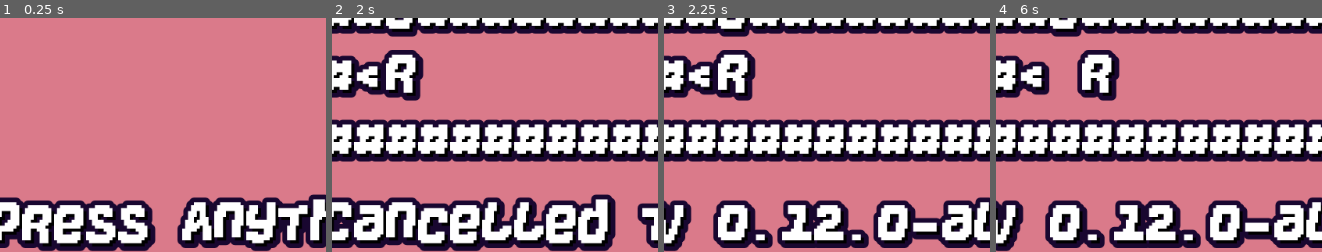
Above: before the commit, frames 1-4 (left to right).
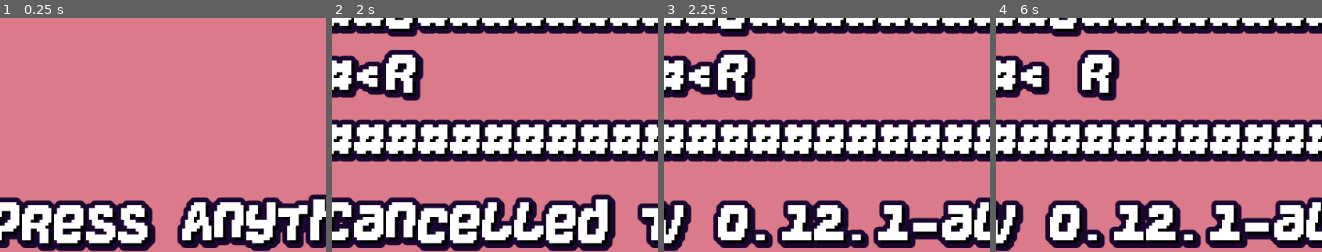
Above: after the commit, the same moments.

Repository: KaizNike/Defeating-User-Built-Dungeon
Game: Godot game, scene res://Main.tscn
Two runs of this game, one before a commit and one after it. Both use one fixed random seed, a clock stepped at 60 frames per second and the inputs below.
Inputs (mouse positions are % of the whole screen's width and height, from its top left):
- Up to frame 1 (0.25 s): no input
- Up to frame 2 (2 s): tap Enter at 0.5 s; move the mouse to (88, 45) at 0.52 s; hold Keypad 6 (fire_right) 0.53-1.28 s; hold X (fire) 0.53-1.28 s; tap R (reset) at 1.25 s; move the mouse to (37, 55) at 1.27 s; hold Keypad 2 (fire_down) from 1.28 s (still down); tap Z (use_scroll) at 1.35 s
- Up to frame 3 (2.25 s): tap R (reset) at 2 s; move the mouse to (74, 28) at 2.02 s; release Keypad 2 (fire_down) at 2.03 s; hold Keypad 6 (fire_right) from 2.03 s (still down); hold V (version_display) from 2.03 s (still down)
- Up to frame 4 (6 s): tap R (reset) at 2.75, 3.5, 4.25 s; move the mouse to (55, 70) at 2.77 s; release Keypad 6 (fire_right) at 2.78 s; release V (version_display) at 2.78 s; hold Keypad 8 (fire_up) 2.78-3.53 s; tap . (wait) at 2.85 s; move the mouse to (98, 65) at 3.52 s; hold Keypad 4 (fire_left) 3.53-5.03 s; tap Shift at 3.6 s; move the mouse to (25, 35) at 4.27 s; tap X (fire) at 4.35 s; move the mouse to (67, 50) at 5.02 s; hold Keypad 2 (fire_down) 5.03-5.78 s; hold Z (use_scroll) 5.03-5.78 s; move the mouse to (43, 25) at 5.77 s; hold Keypad 6 (fire_right) from 5.78 s (still down); tap V (version_display) at 5.85 s
The pictures show only the part of the screen within x 2-52%, y 50-100%; the shares and areas given below are measured in that part.

Frames 1-2 are identical in both runs. In frame 3, 1.4% of the frame differs, in the area x 64-78%, y 77-99%; in frame 4, 1.4%.

Commit message:
v 0.12.1 Arrows die on hit

Diff:
--- a/Defeating User Built Dungeon/Main.gd
+++ b/Defeating User Built Dungeon/Main.gd
@@ -2,8 +2,8 @@
 extends Node
 
 # Major, Minor, Patch
-var version = [0, 12, 0, "-alpha"]
-# Arrows Work
+var version = [0, 12, 1, "-alpha"]
+# Arrows Work (More)
 # Arrows need more love
 
 # Future ideas - Friendly or neutral mobs, ghosts (spawn in reused rooms where player died), Pets
@@ -62,7 +62,7 @@
 "Crate": {"Speed": 0, "Turns": 0, "Loc": Vector2.ZERO, "HP": 3, "DMG": 0, "Char": "x", "Behav": "Still", "Inv": [], "bodyDesc": "crate", "Relation": "None"},
 "Goblin": {"Speed": 1, "Turns": 1, "Loc": Vector2.ZERO, "HP": 2, "DMG": 0, "Char": "g", "Behav": "HunterGather", "Inv": [], "bodyDesc": "goblin", "Relation": "Goblin"},
 "Kobold": {"Speed": 2, "Turns": 2, "Loc": Vector2.ZERO, "HP": 2, "DMG": 1, "Char": "k", "Behav": "Scavenger", "Inv": [], "bodyDesc": "kobold", "Relation": "Kobold"},
-"Arrow": {"Speed": 3, "Turns":2, "Loc": Vector2.ZERO, "Dir": Vector2.ZERO, "HP": 1, "DMG": 1, "Char": "-", "Behav": "OnTrajectory", "Inv": [], "bodyDesc": "in flight", "Relation": "Projectile"}
+"Arrow": {"Speed": 3, "Turns":2, "Loc": Vector2.ZERO, "Dir": Vector2.ZERO, "HP": 1, "DMG": 1, "Char": "-", "Behav": "OnTrajectory", "Inv": [], "bodyDesc": "broken shaft", "Relation": "Projectile"}
 }
 
 const ENTITIES_HOSTILES = ["Rats", "Dingos", "Goblin", "Kobold", "Projectiles"]
@@ -584,6 +584,10 @@
 				for targetActor in actors:
 					if targetActor.Char == Dest and targetActor.Loc == actorLoc:
 						targetActor.HP -= Actor.DMG
+						Actor.HP -= Actor.DMG
+						if Actor.HP < 1:
+							_add_corpse(Actor)
+							a[Actor.Loc.y][Actor.Loc.x] = "%"
 						if targetActor.HP < 1:
 							if targetActor.Char == "@":
 								statusLabel.text = "You are slain."
